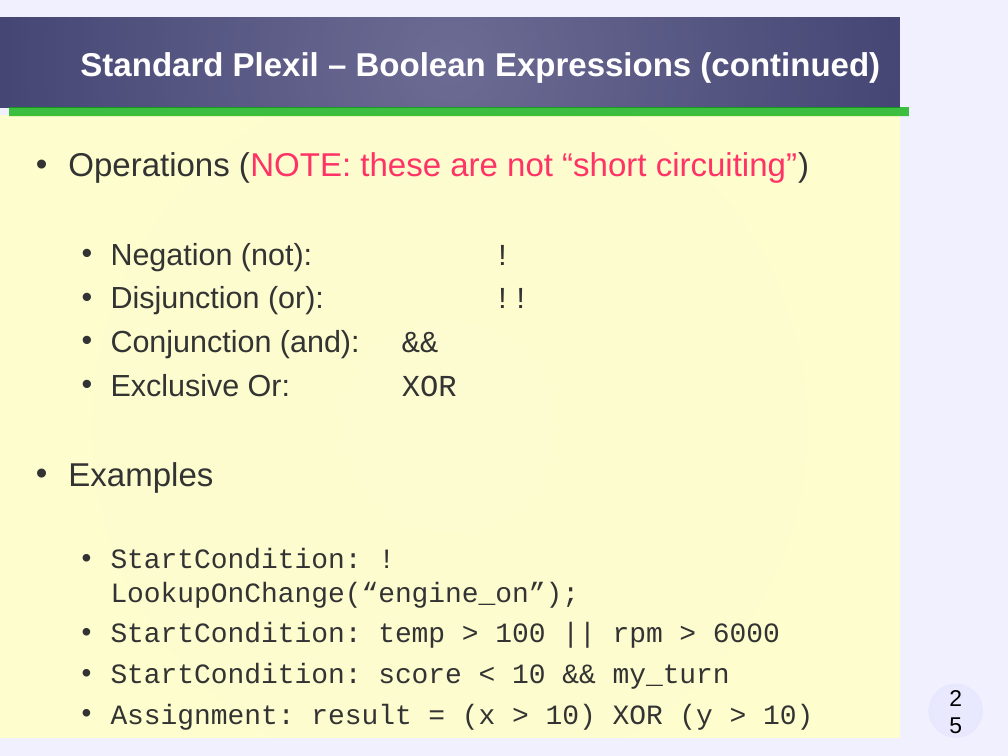
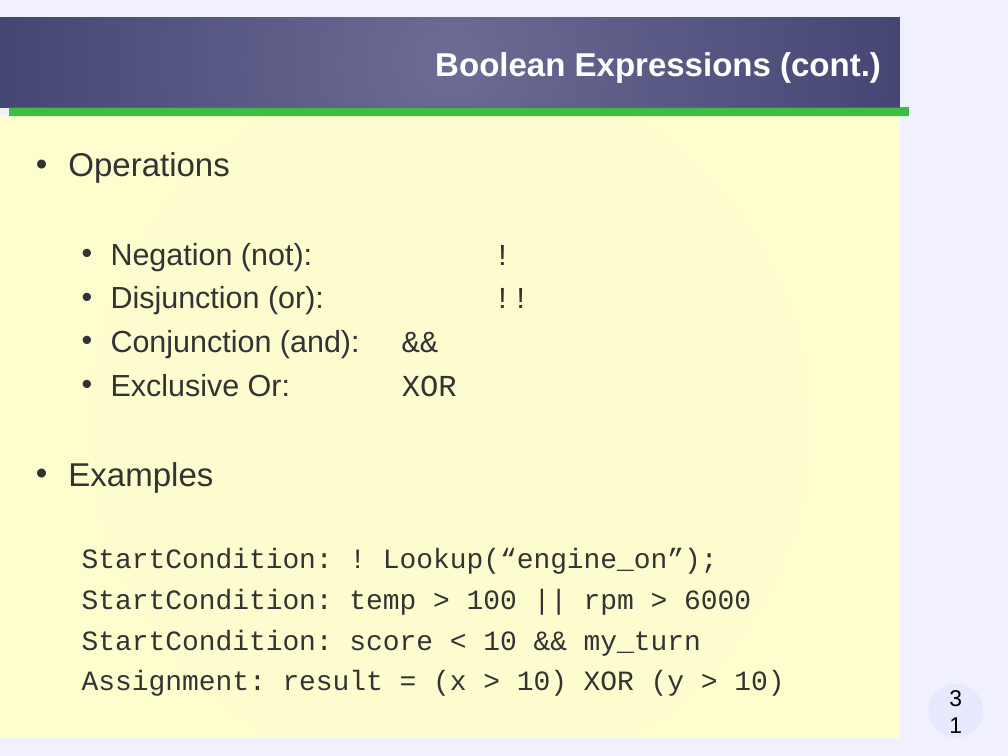
Before and after one commit to taless474/plexil, a slide deck: slide 31 of workshop/slides/plexil-workshop-language.odp (slide 25 before the commit). Drawn at 1008x756 pixels with LibreOffice and Linux fonts; fonts in the diff are those of the drawing; background and template pictures are left out. Boxes give left, top, right and bottom in pixels: in the first picture for what was removed or moved away, otherwise in the second. Text is boxed around its words. In the diff, an @@ line names an element or a change of style, - is before the commit and + after.

Commit message:
revised for Plexil 1.5

```diff
--- a/workshop/slides/plexil-workshop-language.odp
+++ b/workshop/slides/plexil-workshop-language.odp
@@ title at bbox=[435, 52, 881, 82]: text changed @@
-Standard Plexil – Boolean Expressions (continued)
+Boolean Expressions (cont.)
@@ text at bbox=[68, 152, 229, 183]: text changed; text colour #FF3366 to #333333 @@
-• Operations (NOTE: these are not “short circuiting”)
+• Operations
@@ text at bbox=[82, 548, 718, 574]: text changed @@
-  • StartCondition: ! LookupOnChange(“engine_on”);
+StartCondition: ! Lookup(“engine_on”);
@@ text at bbox=[82, 589, 784, 696]: bullet • to none; list level 2 to 1 in "StartCondition: temp > 100 || ..."; list level 2 to 1 in "StartCondition: score < 10 && ..."; list level 2 to 1 in "Assignment: result = (x > ..." @@
@@ page number at bbox=[928, 684, 982, 738]: text changed @@
-25
+31
```
Also in this commit, not shown: 30 other slides changed, 8 slides added, 2 slides removed, 1 other file.
